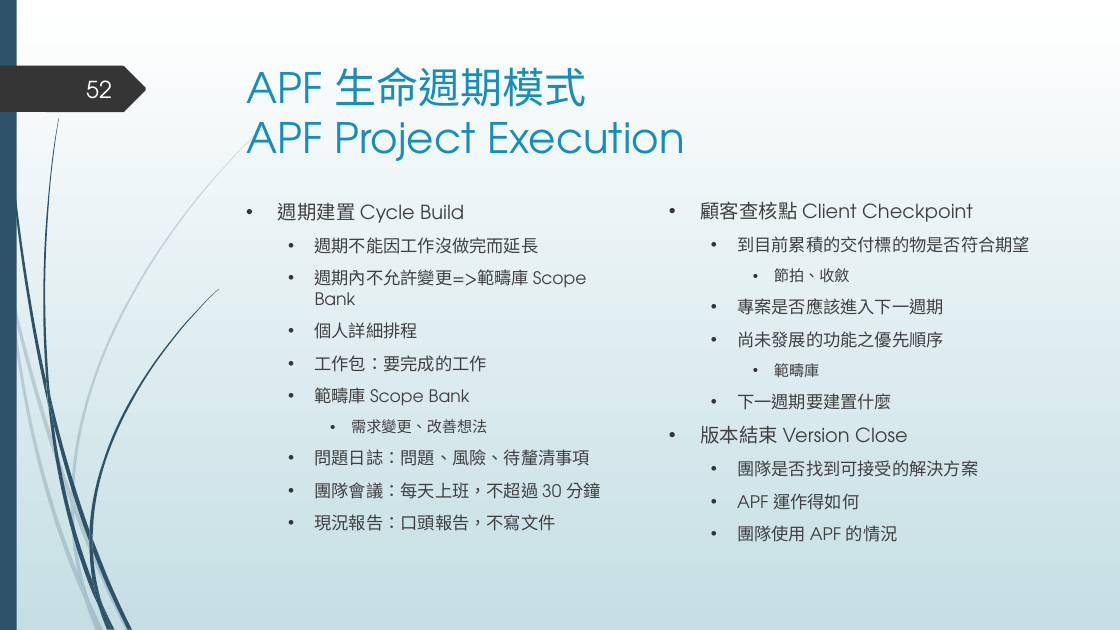
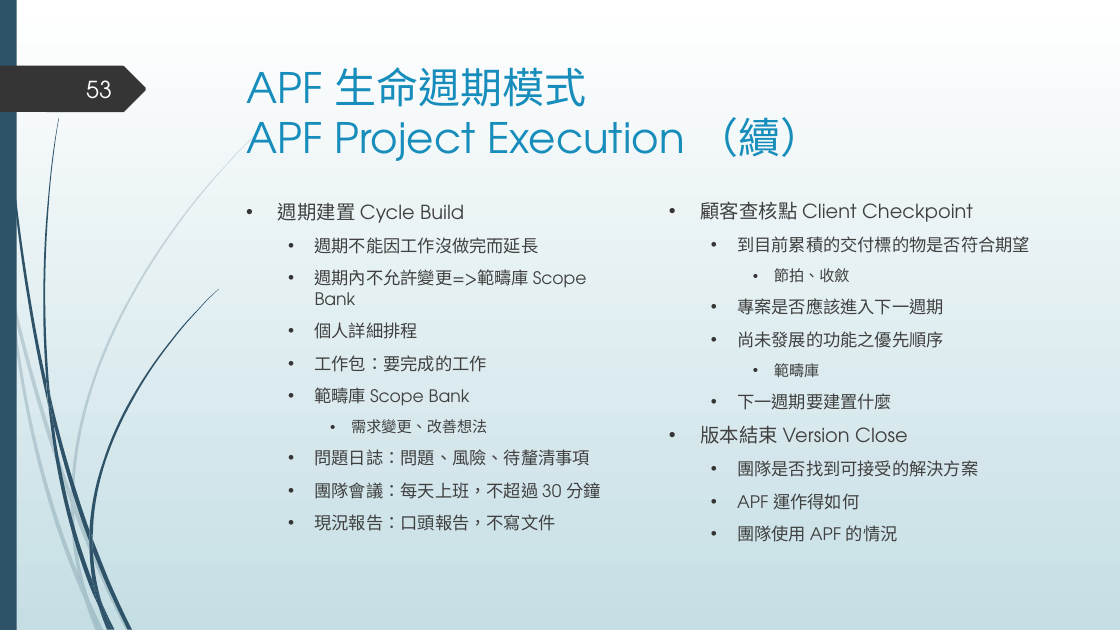
Before and after one commit to ywdeng/uscojywdeng, a slide deck: slide 53 of src/assets/1091/ProjectManagement/CH04/04.pptx (slide 52 before the commit). Drawn at 1120x630 pixels with LibreOffice and Linux fonts; fonts in the diff are those of the drawing. Boxes give left, top, right and bottom in pixels: in the first picture for what was removed or moved away, otherwise in the second. Text is boxed around its words. In the diff, an @@ line names an element or a change of style, - is before the commit and + after.

Commit message:
edit project management chapter 4 ppt

```diff
--- a/src/assets/1091/ProjectManagement/CH04/04.pptx
+++ b/src/assets/1091/ProjectManagement/CH04/04.pptx
@@ page number at (x1=86, y1=80, x2=112, y2=99): text changed @@
-52
+53
@@ title at (x1=247, y1=67, x2=822, y2=161): text changed @@
-APF 生命週期模式
-APF Project Execution
+APF 生命週期模式
+APF Project Execution （續）
```
Also in this commit, not shown: 11 other slides changed, 3 slides added.
